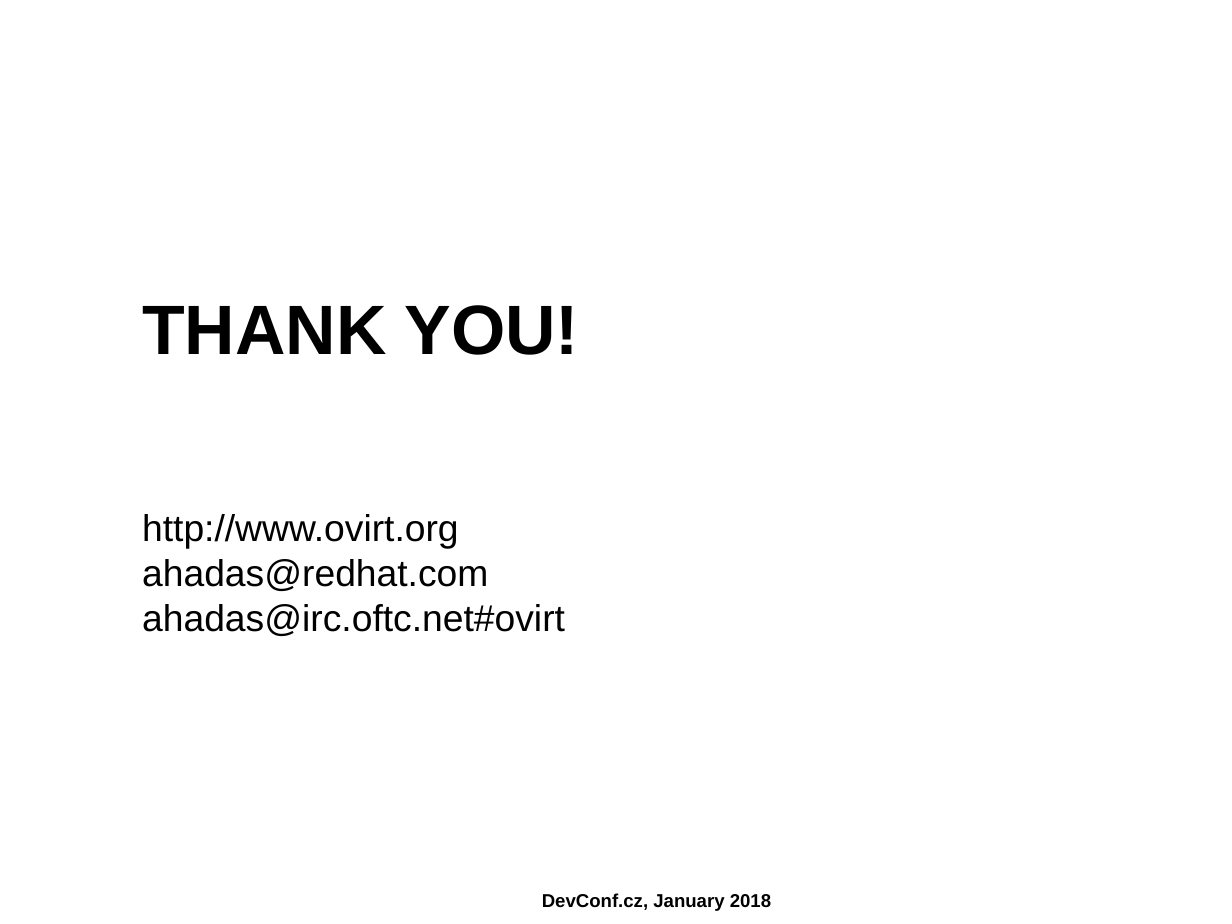
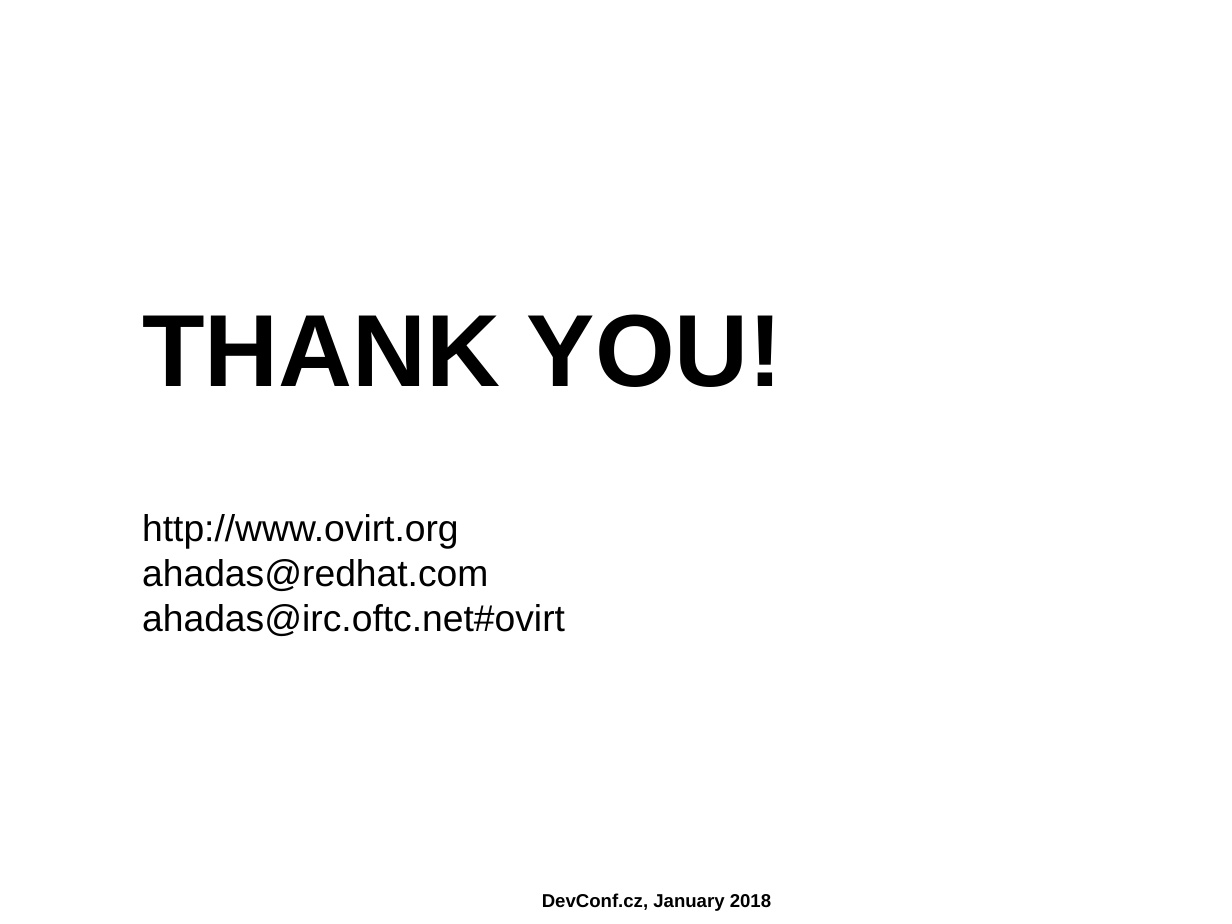
Before and after one commit to ahadas/ahadas.github.io, a slide deck: slide 53 of slides/high_availability_with_no_split_brains.odp (slide 52 before the commit). Drawn at 1232x924 pixels with LibreOffice and Linux fonts; fonts in the diff are those of the drawing; background and template pictures are left out. Boxes give left, top, right and bottom in pixels: in the first picture for what was removed or moved away, otherwise in the second. Text is boxed around its words. In the diff, an @@ line names an element or a change of style, - is before the commit and + after.

```diff
--- a/slides/high_availability_with_no_split_brains.odp
+++ b/slides/high_availability_with_no_split_brains.odp
@@ text "THANK YOU!" at (142, 314, 783, 387): size 45 to 66 pt @@
```
Also in this commit, not shown: 15 other slides changed, 3 slides added, 2 slides removed, 1 other file.
